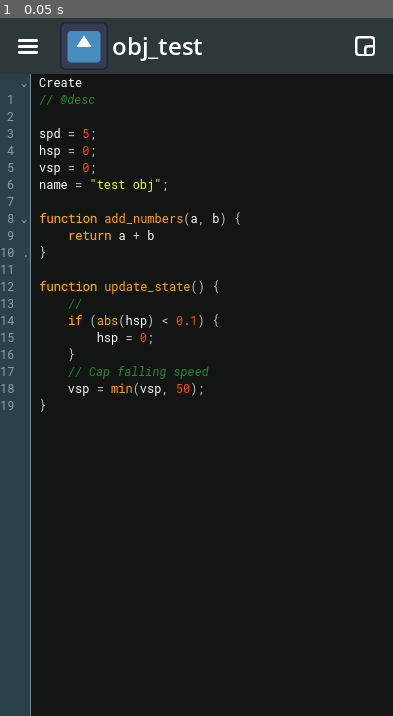
Above: before the commit, frame 1.
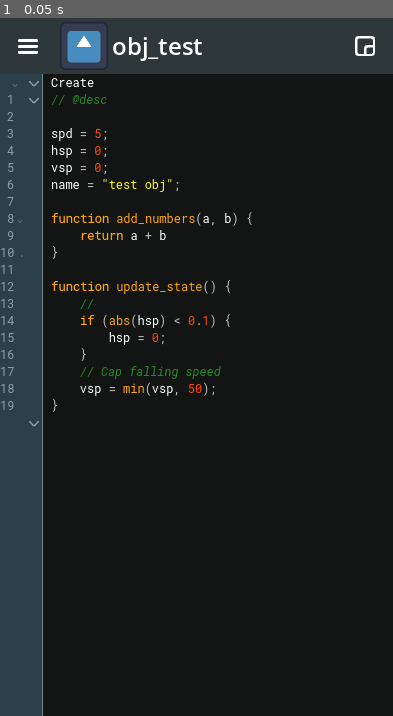
Above: after the commit, the same moment.

Repository: brenioks/DroidMakerUI
Game: Godot game, scene res://workplace.tscn
The game is run twice, just before and just after one commit, with the same random seed, the same clock (stepped at 60 frames per second) and the same inputs. The engine's default icon, where the game draws it, is replaced by a stand-in: a white triangle on a blue panel in a dark square.
Inputs:
- Up to frame 1 (0.05 s): no input

The runs differ from the first frame. In frame 1, 5.7% of the frame differs, in the area x 3-65%, y 8-100%.

Commit message:
Starting to add real clickable Folds

Diff:
--- a/CodeEditor/gutter.tscn
+++ b/CodeEditor/gutter.tscn
@@ -3,20 +3,30 @@
 [ext_resource type="Script" uid="uid://hn87vvwjriq8" path="res://CodeEditor/gutter.gd" id="1_klnqo"]
 [ext_resource type="StyleBox" uid="uid://d4bl24jyp3x3h" path="res://CodeEditor/gutter_panel.tres" id="1_tuqt5"]
 [ext_resource type="Theme" uid="uid://x7gpo1v81u7s" path="res://CodeEditor/code_theme.tres" id="2_tuqt5"]
+[ext_resource type="Texture2D" uid="uid://ciy00po43v22j" path="res://icons/dropdown_icon.png" id="4_t7r24"]
+
+[sub_resource type="StyleBoxEmpty" id="StyleBoxEmpty_nejmh"]
+
+[sub_resource type="StyleBoxEmpty" id="StyleBoxEmpty_5cx4q"]
+
+[sub_resource type="StyleBoxEmpty" id="StyleBoxEmpty_t7r24"]
 
 [node name="Gutter" type="PanelContainer" unique_id=561590972]
 theme_override_styles/panel = ExtResource("1_tuqt5")
 script = ExtResource("1_klnqo")
 
 [node name="HBoxContainer" type="HBoxContainer" parent="." unique_id=88407503]
+modulate = Color(0.81960785, 0.9372549, 1, 0.5411765)
 layout_mode = 2
+theme_override_constants/separation = 0
 
 [node name="Numbers" type="RichTextLabel" parent="HBoxContainer" unique_id=566654518]
 unique_name_in_owner = true
-modulate = Color(0.82, 0.93700004, 1, 0.5411765)
 layout_mode = 2
 size_flags_vertical = 0
 theme = ExtResource("2_tuqt5")
+text = "1
+2"
 fit_content = true
 scroll_active = false
 autowrap_mode = 0
@@ -24,6 +34,7 @@
 
 [node name="Folds" type="RichTextLabel" parent="HBoxContainer" unique_id=793374323]
 unique_name_in_owner = true
+visible = false
 modulate = Color(0.82, 0.93700004, 1, 0.5411765)
 layout_mode = 2
 size_flags_horizontal = 10
@@ -33,3 +44,16 @@
 scroll_active = false
 autowrap_mode = 0
 horizontal_alignment = 2
+
+[node name="FoldButtonList" type="VBoxContainer" parent="HBoxContainer" unique_id=1250871364]
+layout_mode = 2
+size_flags_horizontal = 10
+theme_override_constants/separation = 1
+
+[node name="FoldButton" type="Button" parent="HBoxContainer/FoldButtonList" unique_id=1457573624]
+layout_mode = 2
+theme_override_styles/normal = SubResource("StyleBoxEmpty_nejmh")
+theme_override_styles/pressed = SubResource("StyleBoxEmpty_5cx4q")
+theme_override_styles/hover = SubResource("StyleBoxEmpty_t7r24")
+icon = ExtResource("4_t7r24")
+flat = true
Binary file added: icons/dropdown_icon.png
Not shown, added: icons/dropdown_icon.png.import
